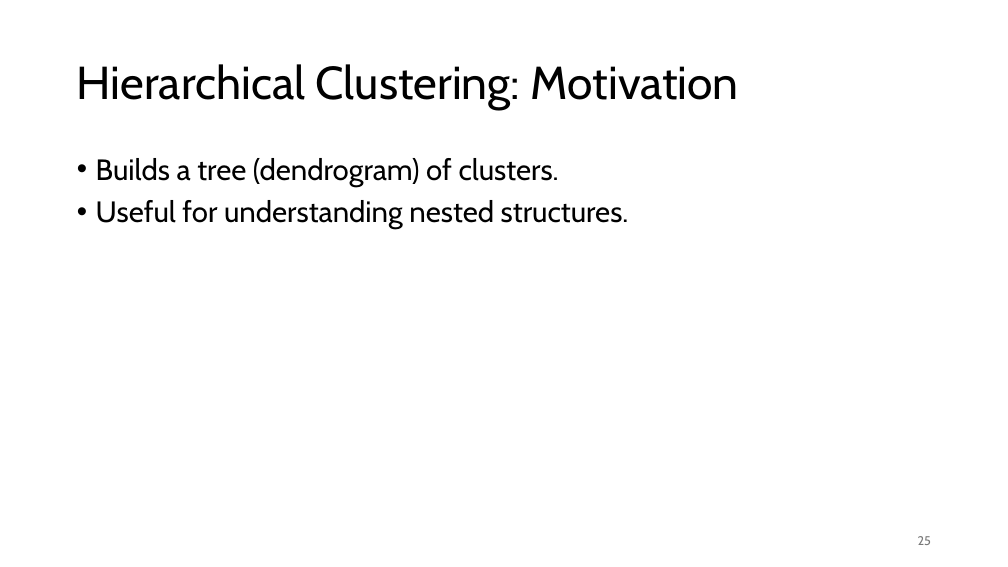
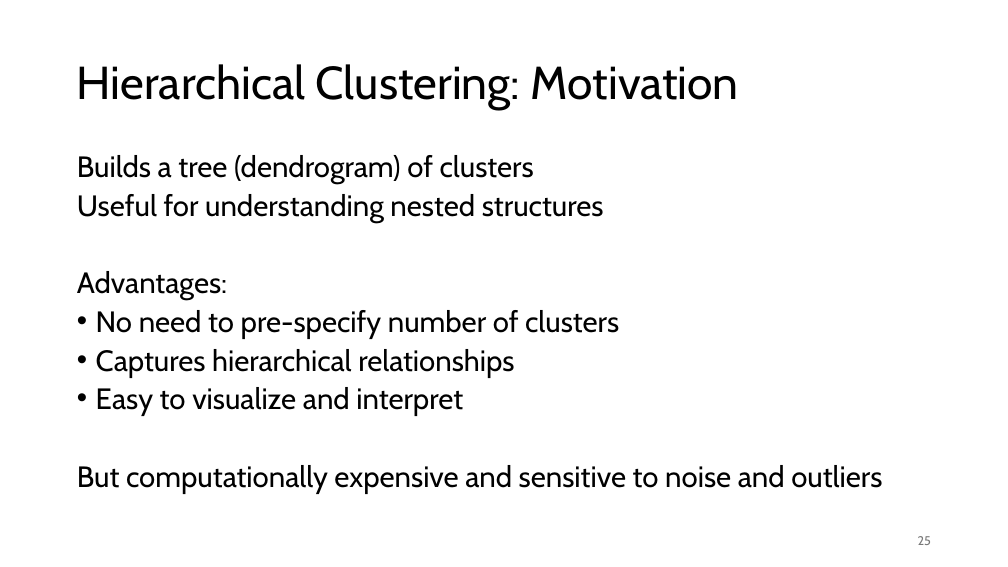
Before and after one commit to FelixWick/data_science, a slide deck: slide 25 of slides/2_clustering.pptx. Drawn at 1008x567 pixels with LibreOffice and Linux fonts; fonts in the diff are those of the drawing. Boxes give left, top, right and bottom in pixels: in the first picture for what was removed or moved away, otherwise in the second. Text is boxed around its words. In the diff, an @@ line names an element or a change of style, - is before the commit and + after.

Commit message:
more clustering examples

```diff
--- a/slides/2_clustering.pptx
+++ b/slides/2_clustering.pptx
@@ text at bbox=[77, 155, 882, 494]: text changed @@
-• Builds a tree (dendrogram) of clusters.
-• Useful for understanding nested structures.
+Builds a tree (dendrogram) of clusters
+Useful for understanding nested structures
+Advantages:
+• No need to pre-specify number of clusters
+• Captures hierarchical relationships
+• Easy to visualize and interpret
+But computationally expensive and sensitive to noise and outliers
```
Also in this commit, not shown: 8 other slides changed, 5 slides added, 1 slide removed, 3 other files.
